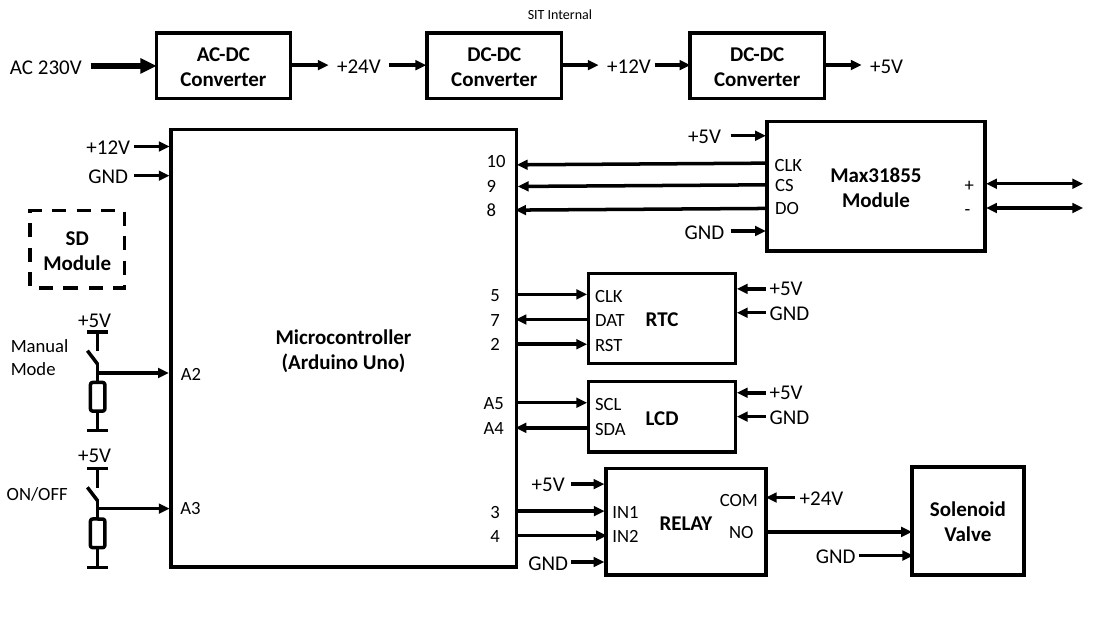
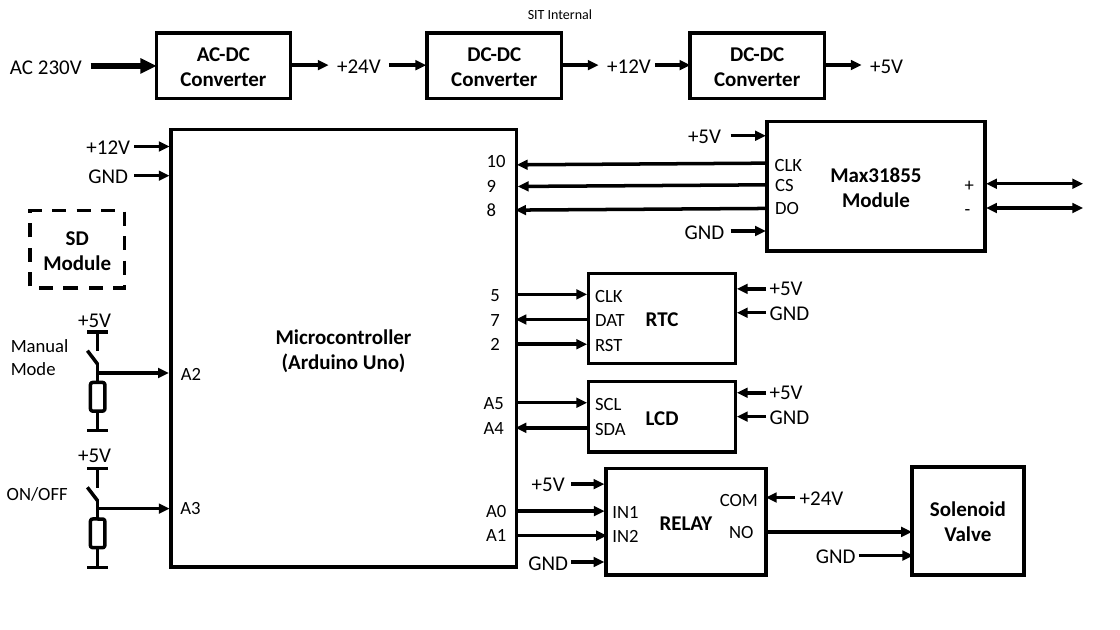
Before and after one commit to kanglc/Hashtag, a slide deck: slide 4 of Docs/thermal_controller_blockdiagram.pptx. Drawn at 1120x630 pixels with LibreOffice and Linux fonts; fonts in the diff are those of the drawing; background and template pictures are left out. Boxes give left, top, right and bottom in pixels: in the first picture for what was removed or moved away, otherwise in the second. Text is boxed around its words. In the diff, an @@ line names an element or a change of style, - is before the commit and + after.

```diff
--- a/Docs/thermal_controller_blockdiagram.pptx
+++ b/Docs/thermal_controller_blockdiagram.pptx
@@ text at [486, 505, 506, 517]: text changed @@
-3
+A0
@@ text at [486, 529, 506, 541]: text changed @@
-4
+A1
```
Also in this commit, not shown: 1 other slide changed, 3 slides added, 2 other files.
